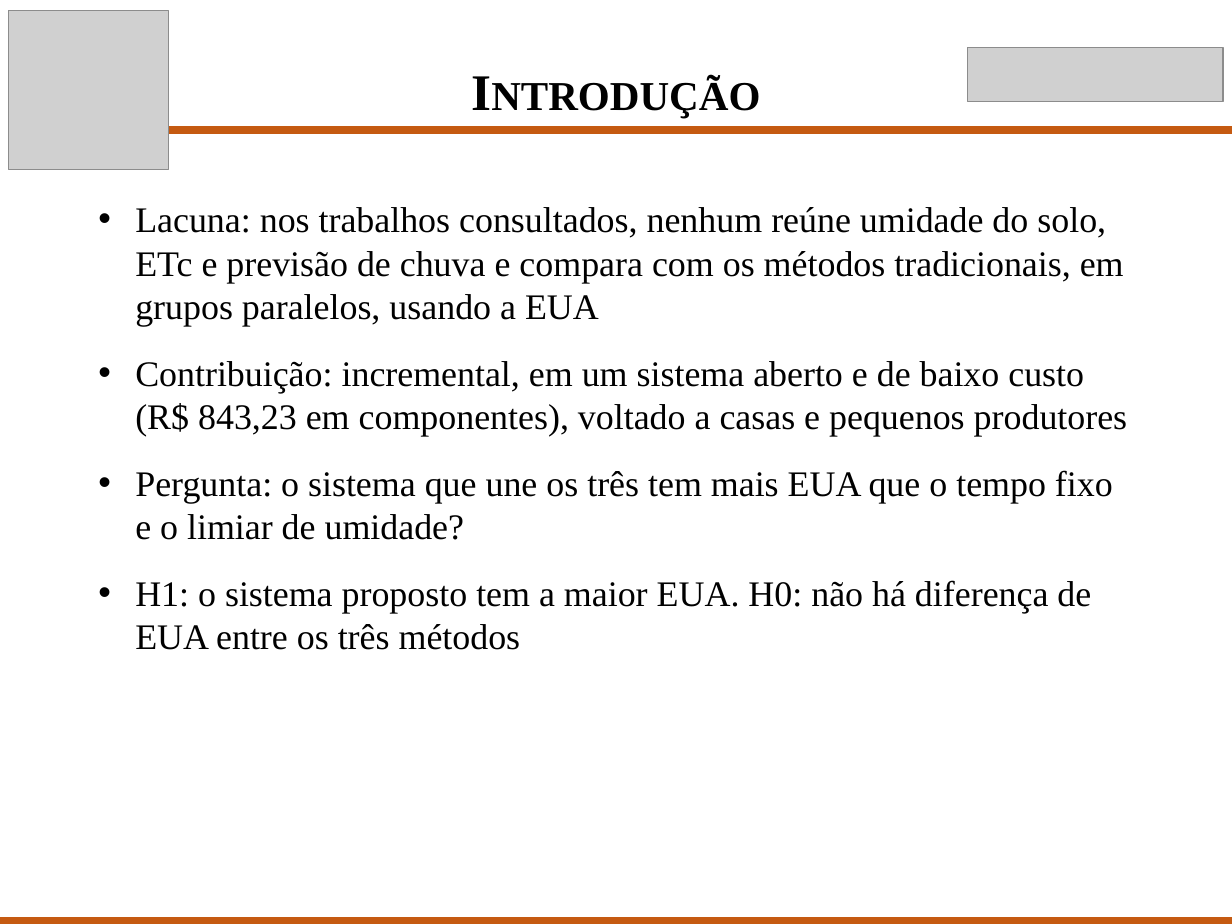
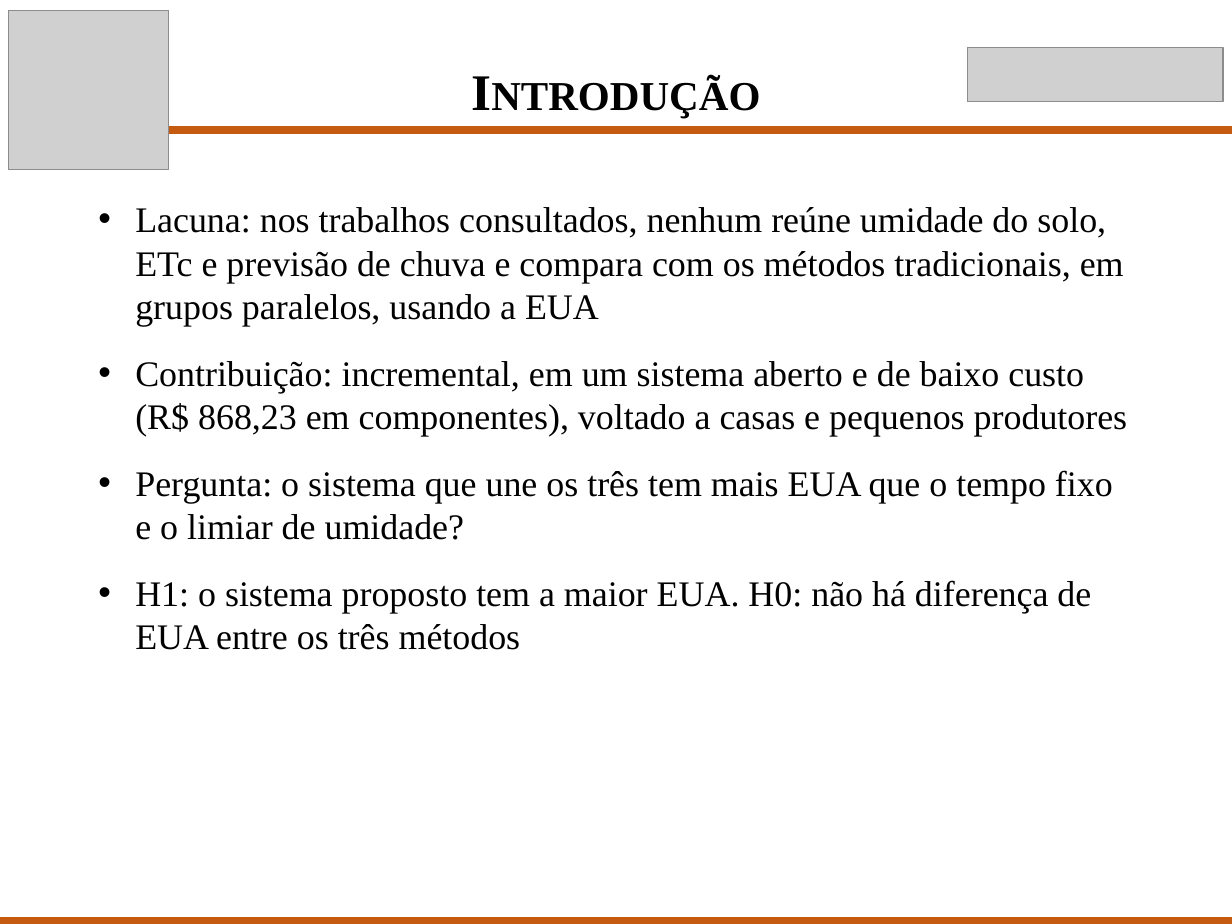
Before and after one commit to Scaglia05/irrigacao-inteligente, a slide deck: slide 4 of docs/p2/Apresentacao_TCC_P2.pptx. Drawn at 1232x924 pixels with LibreOffice and Linux fonts; fonts in the diff are those of the drawing; grey boxes stand for pictures. Boxes give left, top, right and bottom in pixels: in the first picture for what was removed or moved away, otherwise in the second. Text is boxed around its words. In the diff, an @@ line names an element or a change of style, - is before the commit and + after.

```diff
--- a/docs/p2/Apresentacao_TCC_P2.pptx
+++ b/docs/p2/Apresentacao_TCC_P2.pptx
@@ text at [135, 361, 1128, 436]: text changed @@
-• Contribuição: incremental, em um sistema aberto e de baixo custo (R$ 843,23 em componentes), voltado a casas e pequenos produtores
+• Contribuição: incremental, em um sistema aberto e de baixo custo (R$ 868,23 em componentes), voltado a casas e pequenos produtores
```
Also in this commit, not shown: 2 other files.
